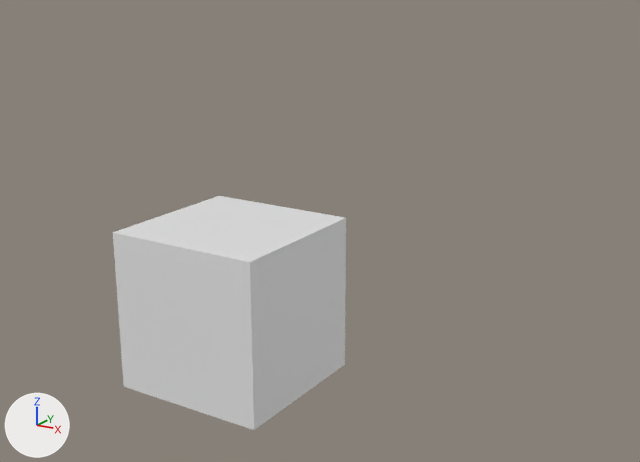
What one commit did to the Blender file undecided.blend.
The view is the same before and after, from a 50 mm camera at (6.38, -8.13, 4.08) aimed at (-1.09, 3.7, -0.22). The axes (+X, +Y, +Z) are drawn at lower left. The lights are the same throughout.
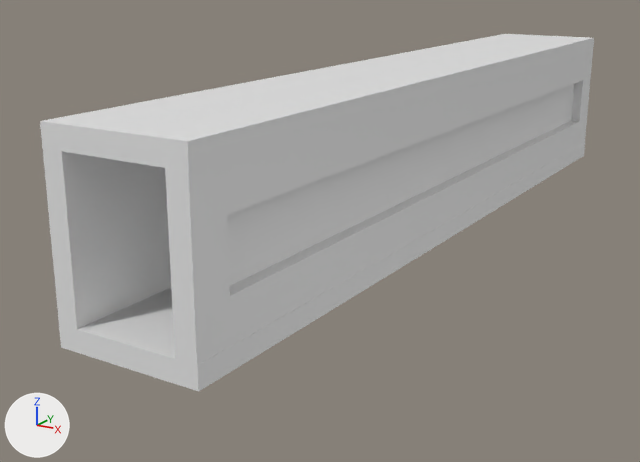
Where the newer file only moved an object's origin or applied its transform, the numbers keep the older frame.

The change, as a list of edits to the scene's bpy script:
```text
Change me_cube:
    used by ob_cube; location = (0.0, 0.0, 0.0)
    remove me_cube.from_pydata(...)  # 8 vertices, 6 faces; spans x -1.0..1.0, y -1.0..1.0, z -1.0..1.0
    remove me_cube.materials.append(mat_material)  # white #e7e7e7
    add me_cube.from_pydata(...)  # 8 vertices, 6 faces; spans x -1.0..1.0, y -1.91..11.38, z -0.12..0.17
    me_cube part 1: the whole mesh is rebuilt
Add me_cube_005:
    me_cube_005.from_pydata(...)  # 16 vertices, 14 faces; spans x -1.0..1.0, y 0.71..1.0, z -1.0..12.3
Add me_cube_004:
    me_cube_004.from_pydata(...)  # a box spanning x -1.0..1.0, y 0.71..1.0, z -10.6..2.69
Add me_cube_003:
    me_cube_003.from_pydata(...)  # 16 vertices, 14 faces; spans x -1.0..1.0, y 0.71..1.0, z -10.61..2.69
Add ob_cube_001:
    ob_cube_001 = bpy.data.objects.new('Cube.001', me_cube_005)
    ob_cube_001.location = (1.71, -0.91, 1.17)
    ob_cube_001.rotation_euler = (-1.571, 1.571, 0.0)  # degrees (-90, 90, 0)
Add ob_cube_003:
    ob_cube_003 = bpy.data.objects.new('Cube.003', me_cube_004)
    ob_cube_003.location = (0.0, 0.77, 1.45)
    ob_cube_003.rotation_euler = (1.571, 0.0, 0.0)  # degrees (90, 0, 0)
Add ob_cube_002:
    ob_cube_002 = bpy.data.objects.new('Cube.002', me_cube_003)
    ob_cube_002.location = (-1.71, 0.77, 1.17)
    ob_cube_002.rotation_euler = (1.571, 1.571, 0.0)  # degrees (90, 90, 0)
```

Where the change shows, as pixel boxes [x1, y1, x2, y2] in the pictures (640 x 462 px):
'Cube.001', added
    after: [165, 52, 593, 365]
'Cube', reshaped (125% wider, 6% taller)
    before: [113, 196, 346, 430]
    after: [59, 143, 585, 392]
'Cube.003', added
    after: [40, 34, 594, 171]
'Cube.002', added
    after: [43, 149, 171, 329]
